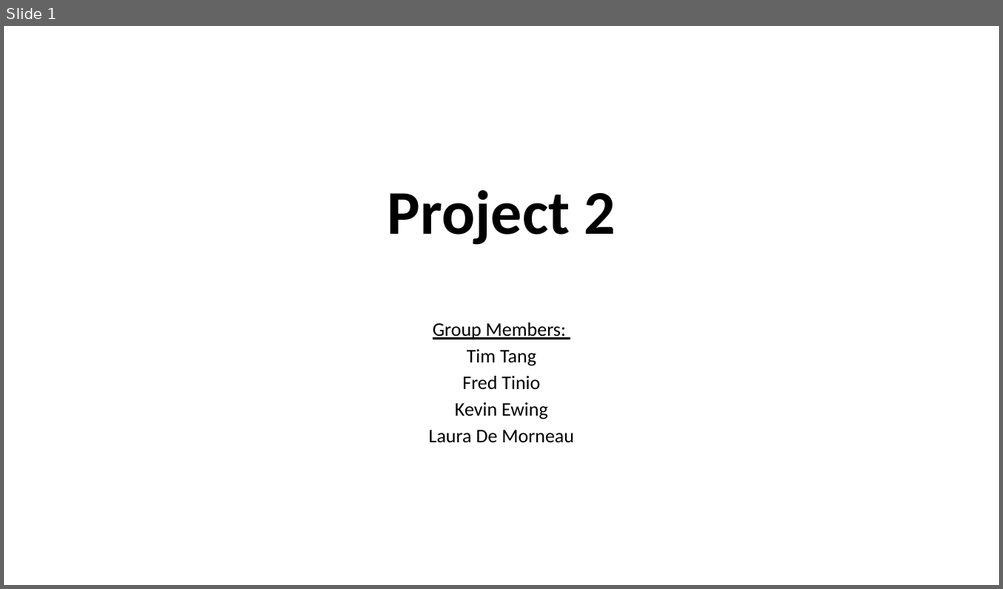
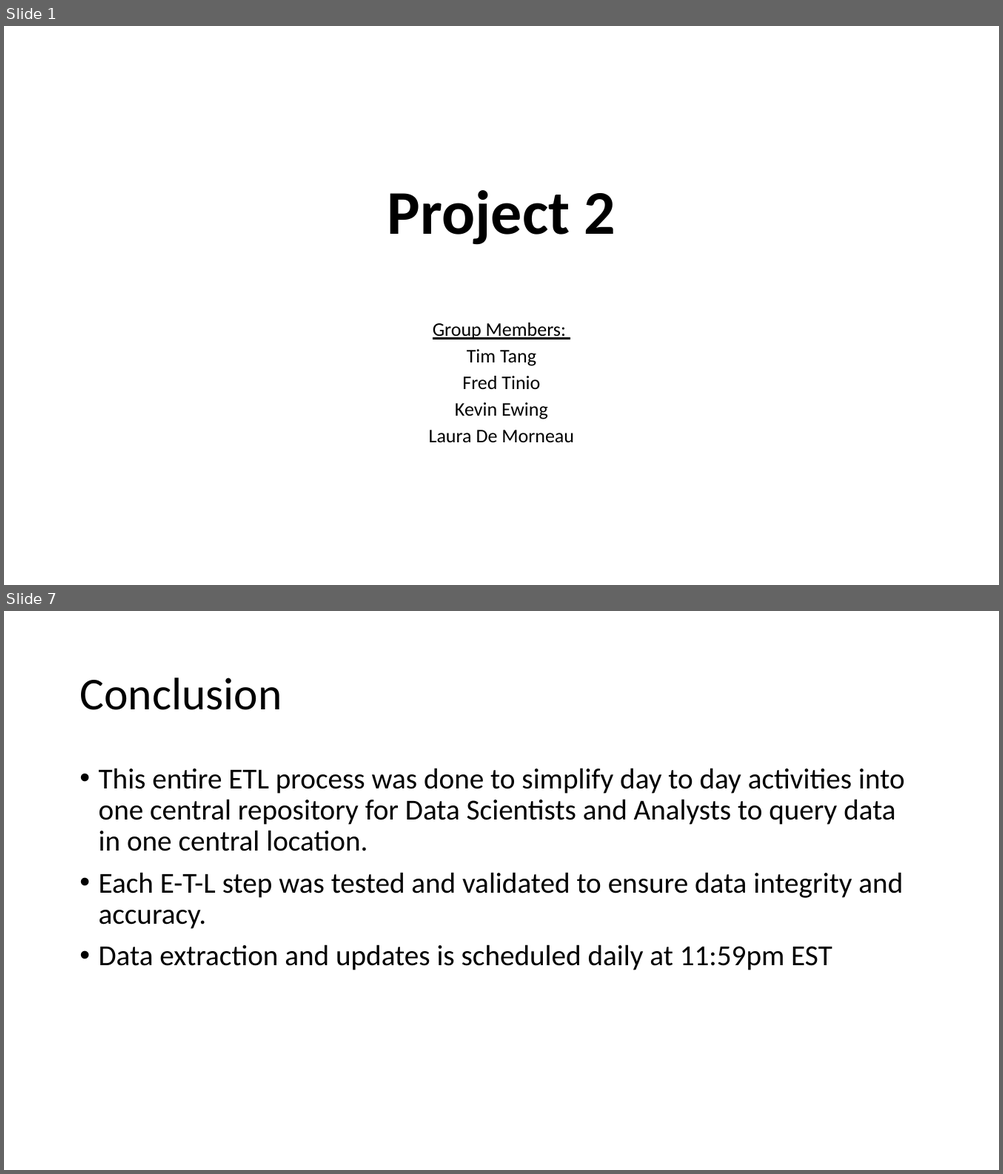
Before and after one commit to kevinewing/ETL-Project, a slide deck: Resources/Presentation 2 Powerpoint.pptx. Shown one above the other, each under a label of ours: slide 1 before the commit, slides 1 and 7 after it; the slides between them are not shown. The pictures are 1003x589 and 1003x1174 pixels, drawn with LibreOffice and Linux fonts; fonts in the diff are those of the drawing. Boxes give left, top, right and bottom in pixels: in the first picture for what was removed or moved away, otherwise in the second. Text is boxed around its words. In the diff, an @@ line names an element or a change of style, - is before the commit and + after.

```diff
--- a/Resources/Presentation 2 Powerpoint.pptx
+++ b/Resources/Presentation 2 Powerpoint.pptx
@@ slide 7 added at [4,611,999,1170], background #FFFFFF @@
@@ title added at [79,678,282,710], 44 pt, text #000000 @@
+Conclusion
@@ text added at [99,768,905,971], 28 pt, text #000000 @@
+• This entire ETL process was done to simplify day to day activities into one central repository for Data Scientists and Analysts to query data in one central location.
+• Each E-T-L step was tested and validated to ensure data integrity and accuracy.
+• Data extraction and updates is scheduled daily at 11:59pm EST
```
Also in this commit, not shown: 5 slides changed.
